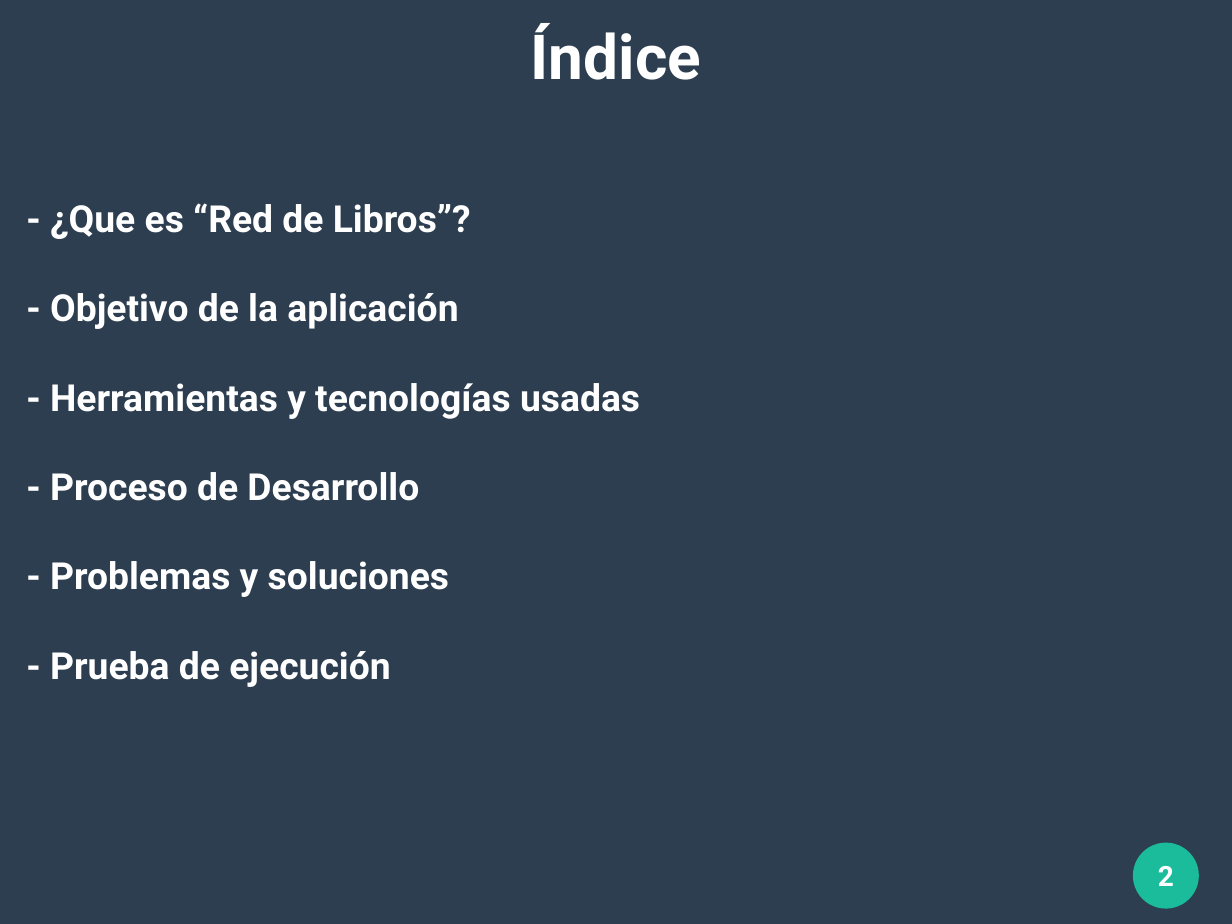
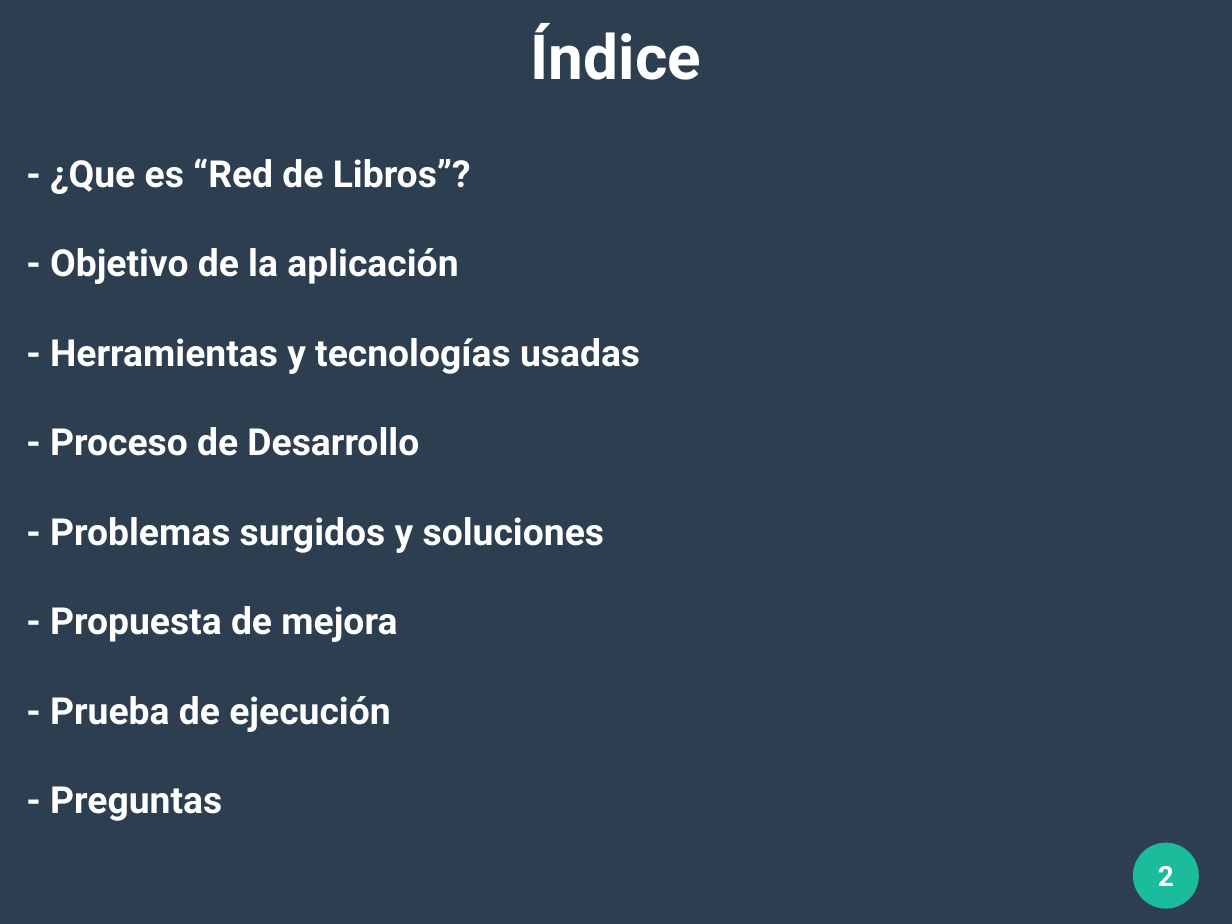
Before and after one commit to sharco-code/Red-Libros, a slide deck: slide 2 of Documentacion/presentacion.odp. Drawn at 1232x924 pixels with LibreOffice and Linux fonts; fonts in the diff are those of the drawing. Boxes give left, top, right and bottom in pixels: in the first picture for what was removed or moved away, otherwise in the second. Text is boxed around its words. In the diff, an @@ line names an element or a change of style, - is before the commit and + after.

```diff
--- a/Documentacion/presentacion.odp
+++ b/Documentacion/presentacion.odp
@@ title at [50, 158, 640, 821]: text changed @@
-- ¿Que es “Red de Libros”?
-- Objetivo de la aplicación
-- Herramientas y tecnologías usadas
-- Proceso de Desarrollo
-- Problemas y soluciones
-- Prueba de ejecución
+- ¿Que es “Red de Libros”?
+- Objetivo de la aplicación
+- Herramientas y tecnologías usadas
+- Proceso de Desarrollo
+- Problemas surgidos y soluciones
+- Propuesta de mejora
+- Prueba de ejecución
+- Preguntas
```
Also in this commit, not shown: 2 other slides changed, 2 slides added, 1 other file.
